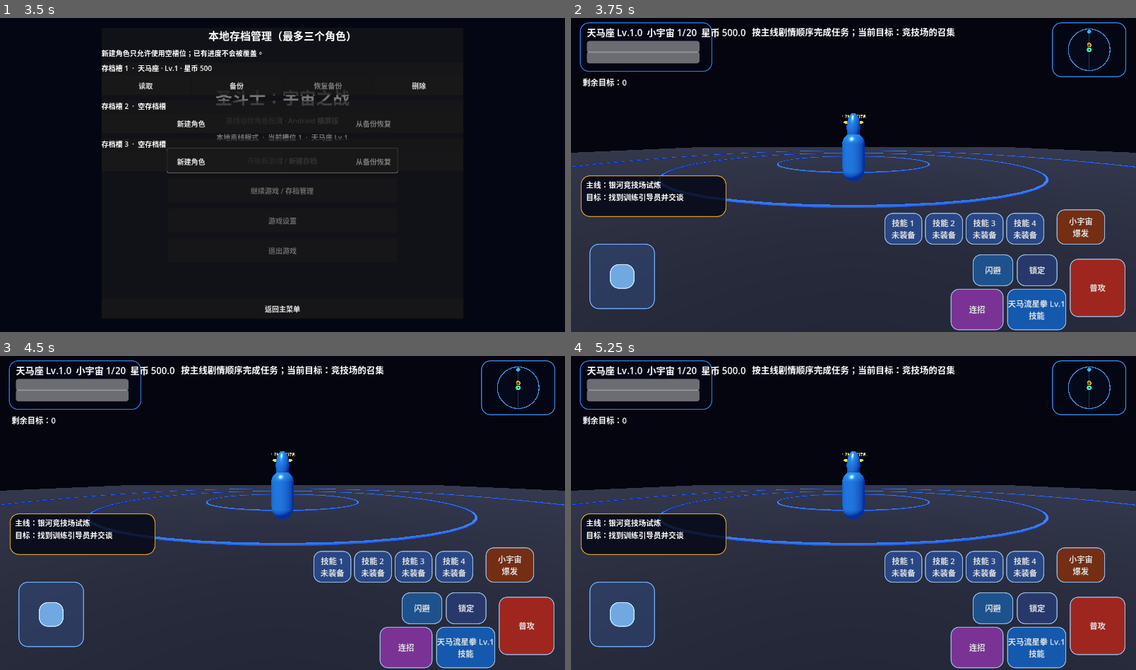
Above: before the commit, frames 1-4 (two rows, left to right).
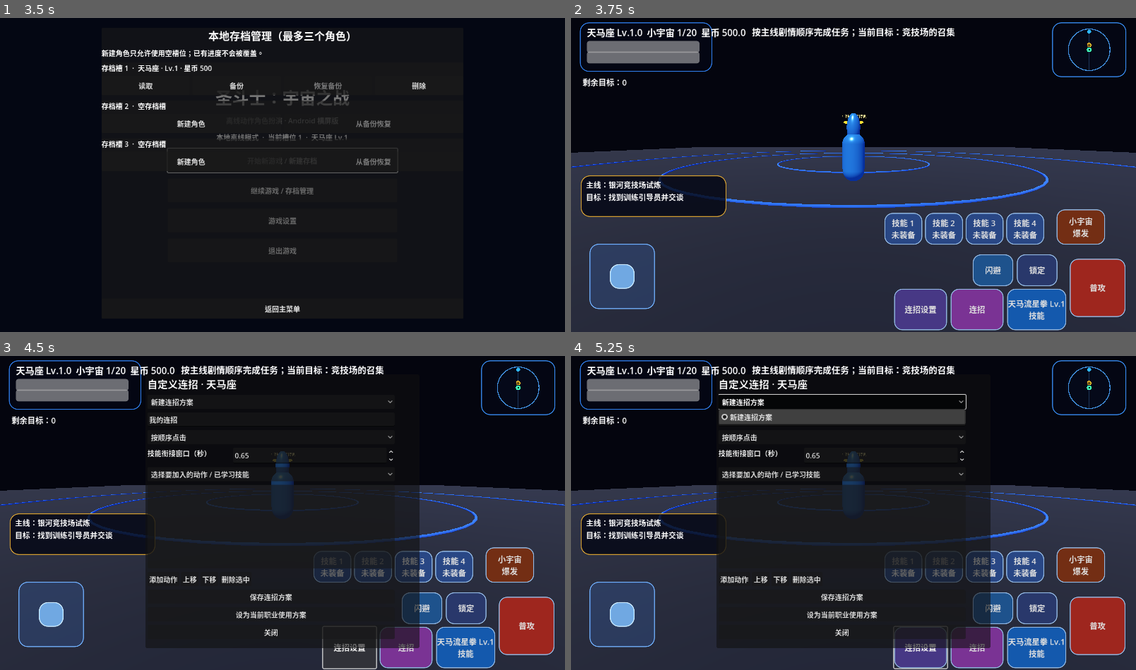
Above: after the commit, the same moments.

Repository: Qazwesrd/Saint-Seiya-Universe-War
Game: Godot game, scene res://scenes/main_menu.tscn
Two runs of this game, one before a commit and one after it. Both use one fixed random seed, a clock stepped at 60 frames per second and the inputs below.
Inputs (mouse positions are in pixels of both pictures, inside the frame that each line leads up to):
- Up to frame 1 (3.5 s): click "开始新游戏 / 新建存档" at 0.5 s; click "开始新游戏 / 新建存档" at 1.25 s; click "继续游戏 / 存档管理" at 2 s; click "游戏设置" at 2.75 s
- Up to frame 2 (3.75 s): click "读取" at 3.5 s
- Up to frame 3 (4.5 s): click (350, 648) at 4.25 s, where only the run after the commit has a clickable "连招设置"
- Up to frame 4 (5.25 s): click (842, 403) at 5 s, where only the run after the commit has a clickable "新建连招方案"

Frame 1 is identical in both runs. In frame 2, 1.2% of the frame differs, in the area x 57-67%, y 86-100%; in frame 3, 26%; in frame 4, 29%, in the area x 25-75%, y 5-100%.

Commit message:
Add in-game player combo editor with reorder and save controls

Diff:
--- a/game/scripts/hud.gd
+++ b/game/scripts/hud.gd
@@ -134,6 +134,7 @@
         var slot_button := _button(root, "技能 %d\n未装备" % (slot + 1), Vector2(left, top), Vector2(left + 86.0, top + 72.0), func(): _cast_skill_slot(slot), Color(0.16, 0.28, 0.52))
         skill_slot_buttons.append(slot_button)
     _button(root, "连招", Vector2(-420, -98), Vector2(-300, -4), func(): _call_player("combo_skill"), Color(0.48, 0.2, 0.58))
+    _button(root, "连招设置", Vector2(-548, -98), Vector2(-428, -4), func(): _open_combo_editor(root), Color(0.28, 0.22, 0.52))
     _button(root, "普攻", Vector2(-150, -166), Vector2(-24, -34), func(): _call_player("attack"), Color(0.62, 0.15, 0.12))
     _button(root, "个人圣域", Vector2(236, 154), Vector2(350, 214), func(): _open_sanctuary(root), Color(0.22, 0.16, 0.42))
     _button(root, "骑乘 / 下马", Vector2(354, 154), Vector2(488, 214), func(): _call_player("toggle_mount"), Color(0.12, 0.34, 0.38))
@@ -338,6 +339,164 @@
     stick_base.position = Vector2(42, get_viewport().size.y - 200)
     stick_knob.position = stick_base.position + Vector2(46, 46)
 
+
+func _open_combo_editor(root: Control) -> void:
+    var class_id := str(RPGState.profile.get("class_id", "pegasus"))
+    var popup := PopupPanel.new()
+    popup.size = Vector2(620, 620)
+    var scroll := ScrollContainer.new()
+    scroll.custom_minimum_size = Vector2(600, 590)
+    popup.add_child(scroll)
+    var box := VBoxContainer.new()
+    box.add_theme_constant_override("separation", 8)
+    scroll.add_child(box)
+    var title := Label.new()
+    title.text = "自定义连招 · " + str(RPGState.CLASS_DATA.get(class_id, {}).get("name", class_id))
+    title.add_theme_font_size_override("font_size", 23)
+    box.add_child(title)
+    var presets := ComboPresetManager.get_presets(class_id)
+    var preset_picker := OptionButton.new()
+    preset_picker.add_item("新建连招方案")
+    for preset in presets:
+        preset_picker.add_item(str(preset.get("name", "未命名连招")))
+        preset_picker.set_item_metadata(preset_picker.item_count - 1, str(preset.get("id", "")))
+    box.add_child(preset_picker)
+    var name_input := LineEdit.new()
+    name_input.placeholder_text = "连招名称（最多24字）"
+    name_input.text = "我的连招"
+    box.add_child(name_input)
+    var mode_picker := OptionButton.new()
+    for mode in ComboPresetManager.VALID_MODES:
+        mode_picker.add_item(mode)
+    box.add_child(mode_picker)
+    var window_picker := SpinBox.new()
+    window_picker.min_value = ComboPresetManager.MIN_WINDOW
+    window_picker.max_value = ComboPresetManager.MAX_WINDOW
+    window_picker.step = 0.05
+    window_picker.value = 0.65
+    box.add_child(_gm_labeled_row("技能衔接窗口（秒）", window_picker))
+    var available := OptionButton.new()
+    available.add_item("选择要加入的动作 / 已学习技能")
+    for action_id in ComboPresetManager.BUILTIN_STEPS:
+        available.add_item("动作：" + action_id)
+        available.set_item_metadata(available.item_count - 1, action_id)
+    for ability in SkillSystem.get_ability_catalog(class_id):
+        var ability_id := str(ability.get("id", ""))
+        if SkillSystem.is_ability_learned(class_id, ability_id):
+            available.add_item(str(ability.get("name", ability_id)))
+            available.set_item_metadata(available.item_count - 1, ability_id)
+    box.add_child(available)
+    var steps: Array[String] = []
+    var step_list := ItemList.new()
+    step_list.custom_minimum_size = Vector2(560, 190)
+    step_list.select_mode = ItemList.SELECT_SINGLE
+    box.add_child(step_list)
+    var refresh_steps := func() -> void:
+        step_list.clear()
+        for i in range(steps.size()):
+            step_list.add_item("%d. %s" % [i + 1, steps[i]])
+    var edit_row := HBoxContainer.new()
+    var add_step := Button.new()
+    add_step.text = "添加动作"
+    add_step.pressed.connect(func():
+        if available.selected <= 0 or available.get_item_metadata(available.selected) == null:
+            set_notice("请先选择一个动作或已学习技能")
+            return
+        var chosen := str(available.get_item_metadata(available.selected))
+        if steps.size() >= ComboPresetManager.MAX_STEPS or steps.has(chosen):
+            set_notice("连招最多8步，且不能重复同一动作")
+            return
+        steps.append(chosen)
+        refresh_steps.call()
+    )
+    edit_row.add_child(add_step)
+    var up := Button.new()
+    up.text = "上移"
+    up.pressed.connect(func():
+        var selected := step_list.get_selected_items()
+        if selected.is_empty() or selected[0] <= 0:
+            return
+        var index := selected[0]
+        var temp := steps[index - 1]
+        steps[index - 1] = steps[index]
+        steps[index] = temp
+        refresh_steps.call()
+        step_list.select(index - 1)
+    )
+    edit_row.add_child(up)
+    var down := Button.new()
+    down.text = "下移"
+    down.pressed.connect(func():
+        var selected := step_list.get_selected_items()
+        if selected.is_empty() or selected[0] >= steps.size() - 1:
+            return
+        var index := selected[0]
+        var temp := steps[index + 1]
+        steps[index + 1] = steps[index]
+        steps[index] = temp
+        refresh_steps.call()
+        step_list.select(index + 1)
+    )
+    edit_row.add_child(down)
+    var remove := Button.new()
+    remove.text = "删除选中"
+    remove.pressed.connect(func():
+        var selected := step_list.get_selected_items()
+        if selected.is_empty():
+            return
+        steps.remove_at(selected[0])
+        refresh_steps.call()
+    )
+    edit_row.add_child(remove)
+    box.add_child(edit_row)
+    preset_picker.item_selected.connect(func(index: int):
+        steps.clear()
+        if index > 0:
+            var preset_id := str(preset_picker.get_item_metadata(index))
+            for preset in ComboPresetManager.get_presets(class_id):
+                if str(preset.get("id", "")) == preset_id:
+                    name_input.text = str(preset.get("name", ""))
+                    steps.assign(preset.get("steps", []))
+                    var mode_index := ComboPresetManager.VALID_MODES.find(str(preset.get("trigger_mode", "")))
+                    if mode_index >= 0:
+                        mode_picker.select(mode_index)
+                    window_picker.value = float(preset.get("input_window", 0.65))
+                    break
+        refresh_steps.call()
+    )
+    var save := Button.new()
+    save.text = "保存连招方案"
+    save.pressed.connect(func():
+        if steps.is_empty():
+            set_notice("请至少添加一个连招步骤")
+            return
+        var selected_index := preset_picker.selected
+        var preset_id := str(preset_picker.get_item_metadata(selected_index)) if selected_index > 0 else "custom_" + str(Time.get_ticks_msec())
+        var ok := ComboPresetManager.save_preset(class_id, preset_id, name_input.text, steps, mode_picker.get_item_text(mode_picker.selected), window_picker.value)
+        set_notice("连招方案已保存" if ok else "保存失败：检查方案数量、技能解锁和步骤设置")
+        if ok:
+            popup.queue_free()
+    )
+    box.add_child(save)
+    var activate := Button.new()
+    activate.text = "设为当前职业使用方案"
+    activate.pressed.connect(func():
+        if preset_picker.selected <= 0:
+            set_notice("请先选择已保存的方案")
+            return
+        var preset_id := str(preset_picker.get_item_metadata(preset_picker.selected))
+        var ok := ComboPresetManager.set_active_preset(class_id, preset_id)
+        set_notice("当前连招方案已切换" if ok else "切换失败")
+        popup.queue_free()
+    )
+    box.add_child(activate)
+    var close := Button.new()
+    close.text = "关闭"
+    close.pressed.connect(func(): popup.queue_free())
+    box.add_child(close)
+    root.add_child(popup)
+    popup.popup_centered()
+
 func _open_daily_boss(root: Control) -> void:
     var state: Dictionary = DailyBossManager.get_state()
     var popup := PopupPanel.new()
